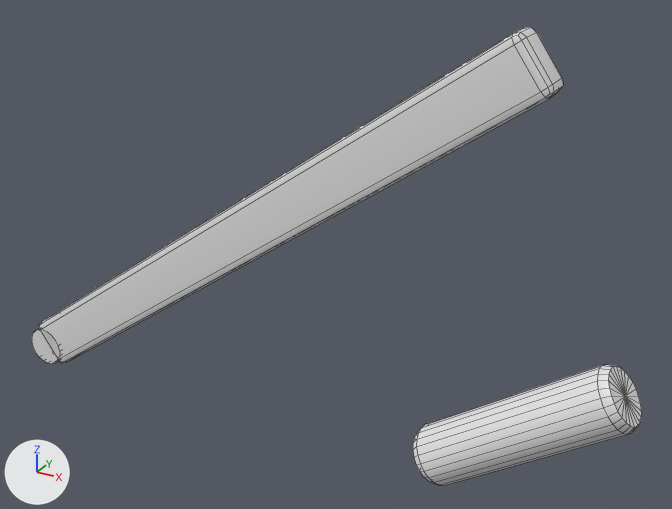
The FBX model Geode/Assets/GeodeEmpire/Models/Props/prop_cracker_lever.fbx: old version first, new version second.
Before and after are seen from a camera (50 mm lens) standing at (0.379, -0.347, 0.269) and looking at (0.184, 0.009, 0.091). The axes (+X, +Y, +Z) are drawn at lower left. The lights are the same throughout. The picture after the commit comes second. Mesh edges are drawn as thin lines. Where no turn or scale is listed for an object, it has been applied to the vertices.

In view in the first picture: 'prop_cracker_lever'.
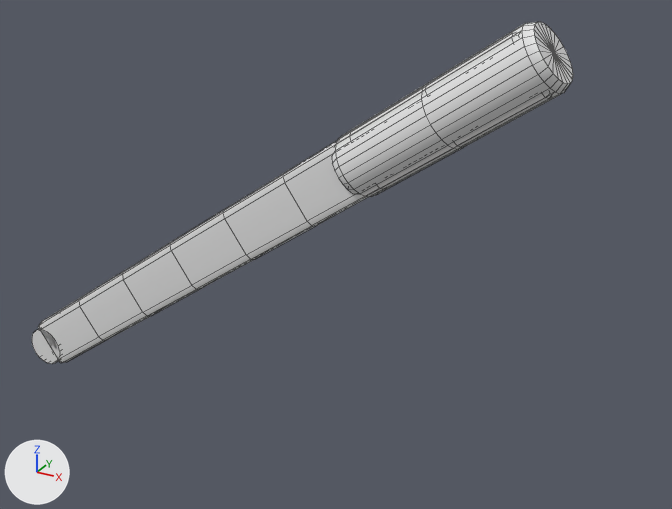
Diff of the bpy script that builds the scene:
```diff
--- a/Geode/Assets/GeodeEmpire/Models/Props/prop_cracker_lever.fbx.py
+++ b/Geode/Assets/GeodeEmpire/Models/Props/prop_cracker_lever.fbx.py
@@ me_prop_cracker_lever_mesh_001 @@
 # used by ob_prop_cracker_lever; location = (0.0, 0.0, 0.0)
-me_prop_cracker_lever_mesh_001.from_pydata(...)  # 194 vertices, 196 faces; spans x -0.011..0.333, y -0.015..0.015, z -0.011..0.205
+me_prop_cracker_lever_mesh_001.from_pydata(...)  # 302 vertices, 304 faces; spans x -0.011..0.289, y -0.015..0.015, z -0.011..0.208
+# me_prop_cracker_lever_mesh_001 part 1: a new loose piece of 122 vertices spanning x 0.189..0.289, y -0.015..0.015, z 0.127..0.208, in mat_prop_cracker_lever_slot2 (white #e7e7e7)
+# me_prop_cracker_lever_mesh_001 part 2: the loose piece of 98 vertices spanning x 0.233..0.333, y -0.015..0.015, z -0.011..0.07 is deleted
+# me_prop_cracker_lever_mesh_001 part 3
+# 12 faces are deleted
+# 16 vertices are added at x 0.066..0.236, y -0.01..0.01, z 0.042..0.177
+# 12 new vertices lie (0.034, 0.0, 0.024) away from vertices in x -0.005..0.011, y -0.01..0.01, z -0.009..0.014
+# 10 new vertices lie (-0.034, 0.0, -0.024) away from vertices in x 0.267..0.283, y -0.01..0.01, z 0.181..0.204
+# 8 new vertices lie (-0.034, 0.0, -0.023) away from vertices in x 0.233..0.249, y -0.009..0.009, z 0.157..0.18
+# 10 new vertices lie (-0.034, 0.0, -0.024) away from vertices in x 0.199..0.247, y -0.01..0.01, z 0.134..0.161
+# 10 new vertices lie (-0.034, 0.0, -0.024) away from vertices in x 0.165..0.213, y -0.01..0.01, z 0.11..0.137
+# 10 new vertices lie (-0.034, 0.0, -0.024) away from vertices in x 0.131..0.179, y -0.01..0.01, z 0.086..0.113
+# 8 new vertices lie (0.034, 0.0, 0.023) away from vertices in x 0.029..0.045, y -0.009..0.009, z 0.015..0.038
+# 96 new faces join them, mat_prop_cracker_lever_slot0 (white #e7e7e7)
 me_prop_cracker_lever_mesh_001.materials.append(mat_prop_cracker_lever_slot0)
```

Where the change shows, as pixel boxes [x1, y1, x2, y2] in the pictures (672 x 509 px):
'prop_cracker_lever', reshaped (11% narrower, 25% shorter)
    before: [32, 27, 642, 486]
    after: [32, 22, 573, 364]
part 1 of me_prop_cracker_lever_mesh_001, added
    after: [332, 22, 573, 197]
part 2 of me_prop_cracker_lever_mesh_001, deleted
    before: [413, 364, 642, 486]
part 3 of me_prop_cracker_lever_mesh_001, built on
    both: [40, 33, 548, 352]
